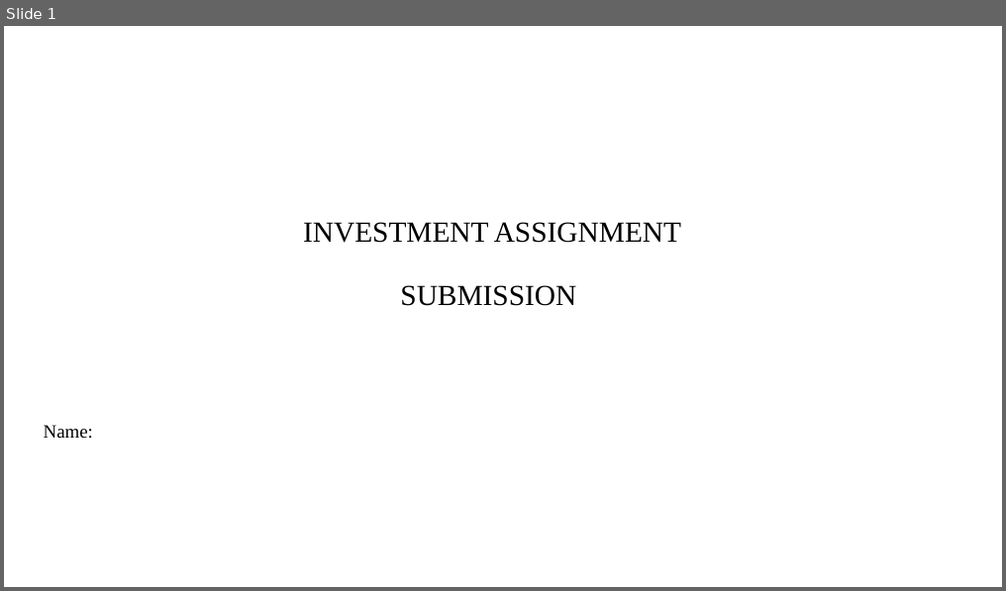
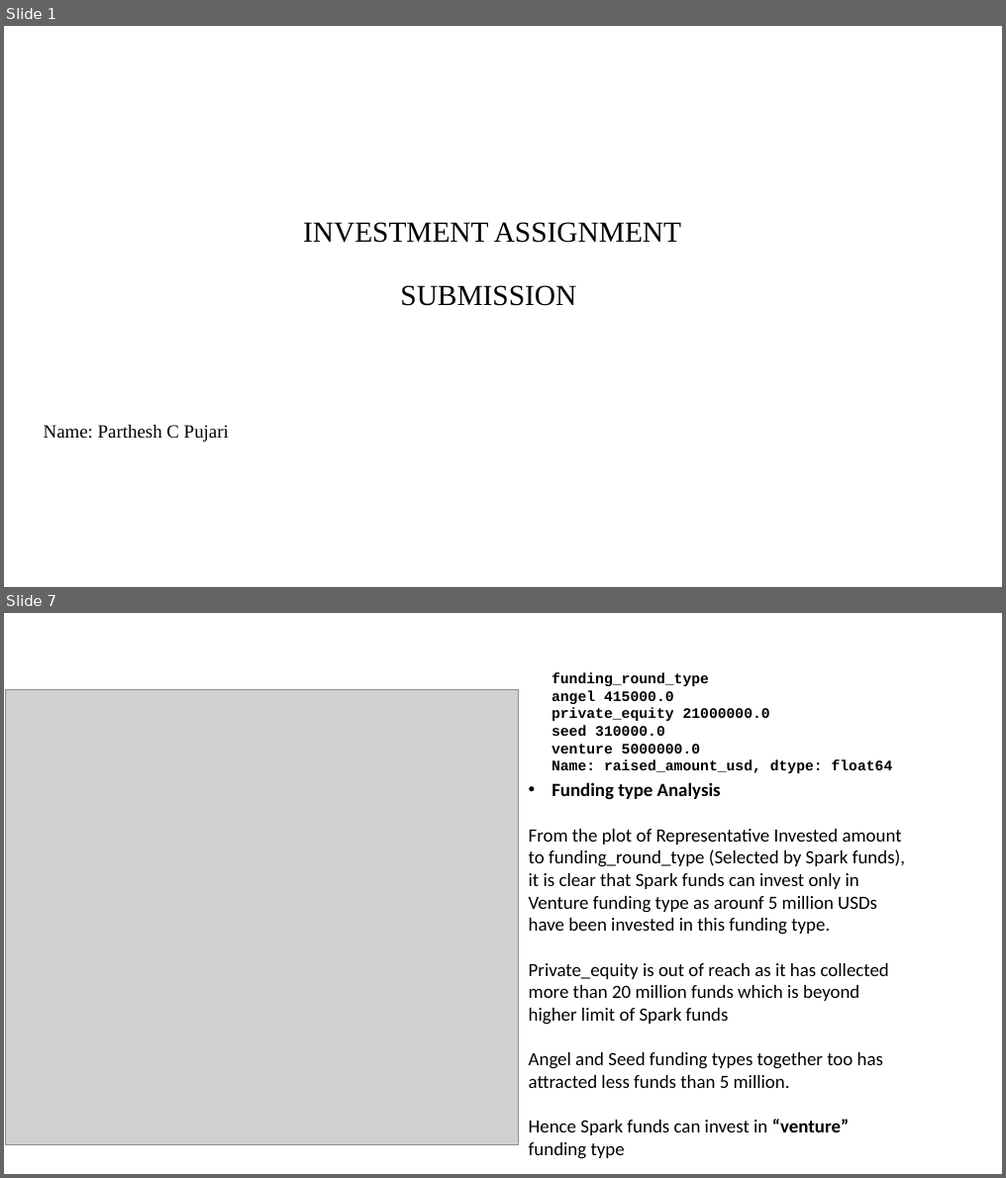
Before and after one commit to PCP4Dev/AI, a slide deck: InvestmentAssignment/INVEST.pptx. Shown one above the other, each under a label of ours: slide 1 before the commit, slides 1 and 7 after it; the slides between them are not shown. The pictures are 1006x591 and 1006x1178 pixels, drawn with LibreOffice and Linux fonts; fonts in the diff are those of the drawing; grey boxes stand for pictures; background and template pictures are left out. Boxes give left, top, right and bottom in pixels: in the first picture for what was removed or moved away, otherwise in the second. Text is boxed around its words. In the diff, an @@ line names an element or a change of style, - is before the commit and + after.

```diff
--- a/InvestmentAssignment/INVEST.pptx
+++ b/InvestmentAssignment/INVEST.pptx
@@ slide 7 added at box(4, 613, 1002, 1174), background #FFFFFF @@
@@ picture added at box(6, 689, 519, 1146) @@
@@ text added at box(551, 672, 893, 773), 14 pt, text #000000, bold @@
+funding_round_type
+angel 415000.0
+private_equity 21000000.0
+seed 310000.0
+venture 5000000.0
+Name: raised_amount_usd, dtype: float64
@@ text added at box(529, 782, 905, 1159), 18 pt, text #000000 @@
+• Funding type Analysis
+From the plot of Representative Invested amount to funding_round_type (Selected by Spark funds), it is clear that Spark funds can invest only in Venture funding type as arounf 5 million USDs have been invested in this funding type.
+Private_equity is out of reach as it has collected more than 20 million funds which is beyond higher limit of Spark funds
+Angel and Seed funding types together too has attracted less funds than 5 million.
+Hence Spark funds can invest in “venture” funding type
@@ slide 1 changed as well @@
@@ subtitle at box(44, 425, 229, 442): text changed @@
-Name:
+Name: Parthesh C Pujari
```
Also in this commit, not shown: 3 other slides changed, 5 other slides added, 6 slides removed, 2 other files.
